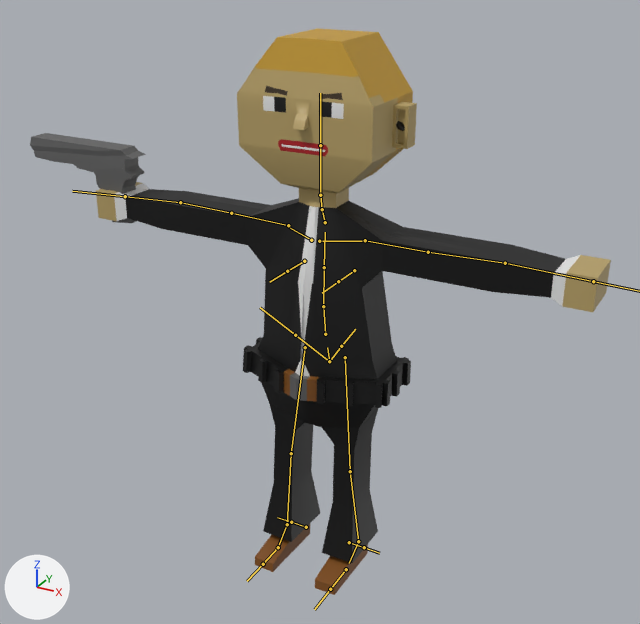
The FBX model CIA.fbx as it was, and as the next commit left it.
Before and after are seen from a 50 mm camera at (2.41, -4.43, 4.07) aimed at (0.17, -0.35, 2.03). The lights are fixed; the arrows at lower left show +X, +Y and +Z. The bones that bend it are drawn over the model as lines.
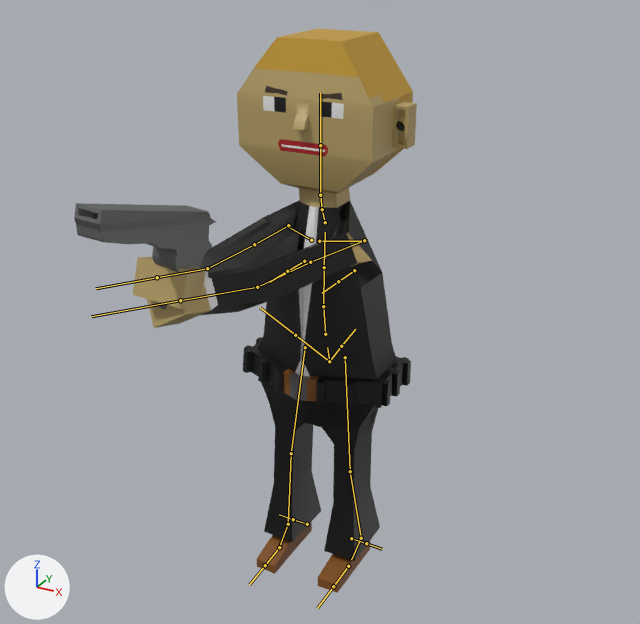
The newer file adds an action. The first version stands in its rest pose; the second is drawn at frame 1 of the action 'metarig|shoot'.

The change in detail:
Bone 'upper_arm.L' (bone_upper_arm_l) moves from (0.0, 0.0, 0.0) to (-0.003, 0.0, 0.004).
Bone 'upper_arm.L' (bone_upper_arm_l) turns from (0, 0, 0) to (105, -11, 32) degrees about its own x, y and z.
Bone 'hand.L' (bone_hand_l) turns from (0, 0, 0) to (-5, 5, 12) degrees about its own x, y and z.
Bone 'upper_arm.R' (bone_upper_arm_r) moves from (0.0, 0.0, 0.0) to (-0.003, 0.0, -0.004).
Bone 'upper_arm.R' (bone_upper_arm_r) turns from (0, 0, 0) to (91, 8, -7) degrees about its own x, y and z.
Bone 'hand.R' (bone_hand_r) turns from (0, 0, 0) to (0, -1, -18) degrees about its own x, y and z.
Bone 'shin.L' (bone_shin_l) turns from (0, 0, 0) to (3, 0, 0) degrees about its own x, y and z.
Bone 'shin.R' (bone_shin_r) turns from (0, 0, 0) to (1, 0, 0) degrees about its own x, y and z.
Bone 'foot.R' (bone_foot_r) turns from (0, 0, 0) to (4, 0, 0) degrees about its own x, y and z.

Changed parts and their boxes (x1, y1, x2, y2) in the pictures (640 x 624 px):
'Cube', posed (45% narrower): before (96, 28, 611, 595); after (132, 28, 417, 593)
'Plane', posed (22% wider, 19% taller): before (30, 133, 146, 223); after (74, 203, 216, 310)
bone 'upper_arm.L', root to tip: before (365, 240) to (428, 252); after (364, 240) to (310, 262)
bone 'hand.L', root to tip: before (505, 263) to (593, 281); after (257, 287) to (180, 300)
bone 'upper_arm.R', root to tip: before (288, 225) to (231, 213); after (288, 225) to (254, 244)
bone 'hand.R', root to tip: before (180, 202) to (125, 196); after (207, 268) to (157, 277)
bone 'shin.L', root to tip: before (350, 471) to (358, 541); after (350, 471) to (361, 538)
bone 'shin.R', root to tip: before (291, 453) to (287, 524); after (291, 453) to (288, 524)
bone 'foot.R', root to tip: before (287, 524) to (277, 548); after (288, 524) to (279, 548)
